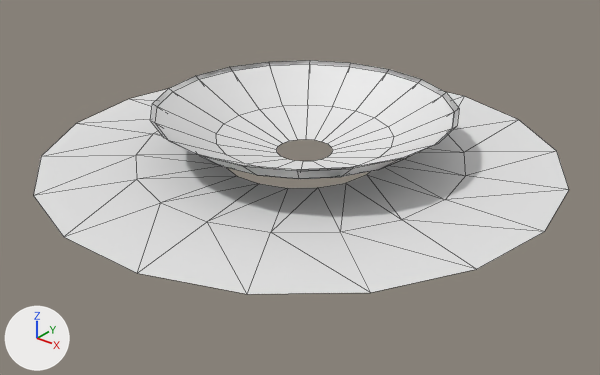
A saved change to the FBX model Effect#1/Assets/Graphicsdata/FX/FBX/FX_Tube.FBX.
Both versions are drawn from a camera (50 mm lens) standing at (2.15, -2.72, 1.51) and looking at (0.04, -0.08, -0.13). The axes (+X, +Y, +Z) are drawn at lower left. The lights are the same throughout. Mesh edges are drawn as thin lines. Where no turn or scale is listed for an object, it has been applied to the vertices.

The first picture shows 'FX_Tube_02', 'FX_Tube_03', 'FX_Tube_04'.
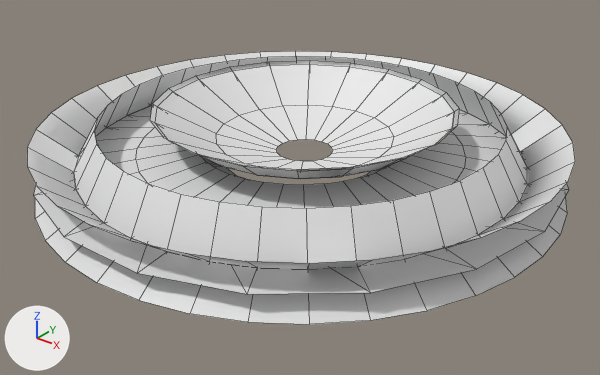
The change, as JSON lines over the scene's bpy script:
```json
{"op": "add", "block": "me_mesh_1", "code": ["me_mesh_1 = bpy.data.meshes.new('Mesh')", "me_mesh_1.from_pydata(...)  # 390 vertices, 288 faces; spans x -1.17..1.17, y -1.17..1.17, z -0.19..0.19"]}
{"op": "add", "block": "ob_fx_tube_05", "code": ["ob_fx_tube_05 = bpy.data.objects.new('FX_Tube_05', me_mesh_1)", "ob_fx_tube_05.location = (-0.007, -0.019, 0.0)"]}
```

Location of each change, [x1, y1, x2, y2] in pixels of the pictures (600 x 375 px):
```json
{"object": "FX_Tube_05", "change": "added", "after": [27, 51, 575, 324]}
{"object": "FX_Tube_04", "change": "unchanged, covered by the edit", "before": [34, 89, 569, 294], "after": [34, 106, 569, 294]}
```
